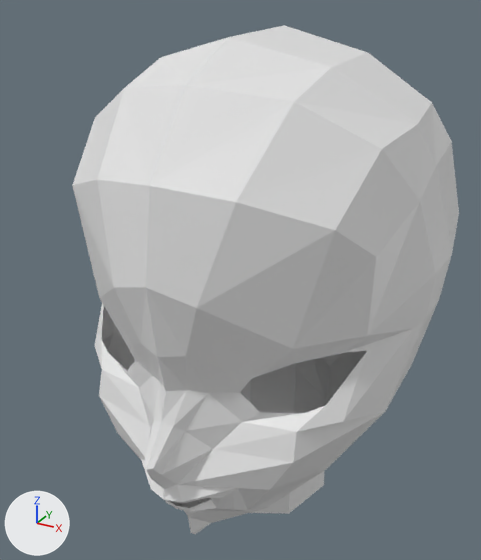
The Blender file Monaschinas/kouka.blend as it was, and as the next commit left it.
The view is the same before and after, from a 50 mm camera at (1.39, -2.12, 3.46) aimed at (-0.08, 0.55, 2.13). Lighting does not change. The marker at lower left points along +X, +Y and +Z.

The first picture shows 'Eye1'.
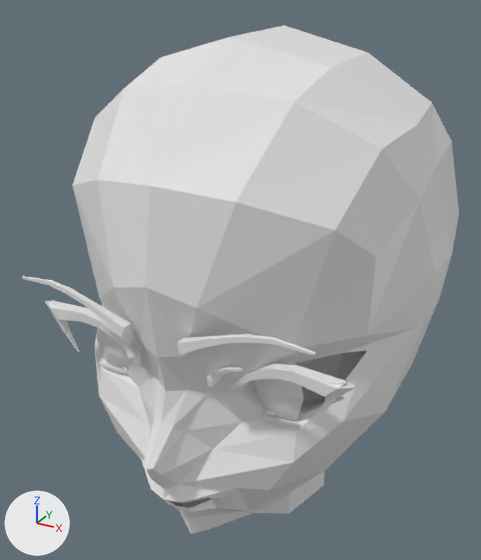
Pixel boxes [x1, y1, x2, y2] of what changed, in the pictures (481 x 560 px):
'Cube.001', added
    after: [45, 300, 355, 424]
'Pupile', added
    after: [97, 328, 303, 422]
'Ceja', added
    after: [22, 276, 316, 355]
'Cube', added
    after: [109, 331, 242, 387]
'CejaAbajo', added
    after: [99, 362, 300, 427]
part 1 of me_circle, built on
    before: [103, 334, 384, 534]
    after: [95, 307, 384, 534]

The change, as a list of edits to the scene's bpy script:
```text
Change me_circle:
    used by ob_eye1; location = (0.001, 0.0, 1.983); rotation_euler = (1.571, 0.0, 0.0), in degrees (90, 0, 0); scale = (0.9, 0.9, 0.9)
    remove me_circle.from_pydata(...)  # 139 vertices, 113 faces, 5 loose edges; spans x -0.4..0.99, y -1.33..1.47, z -1.68..0.44
    add me_circle.from_pydata(...)  # 179 vertices, 155 faces, 5 loose edges; spans x -0.4..0.99, y -1.33..1.47, z -1.68..0.44
    me_circle part 1
    39 faces are deleted
    3 vertices move from x 0.0..0.08, y -1.07..-0.99, z 0.01..0.1 to x 0.0..0.08, y -1.06..-1.0, z 0.05..0.1
    40 vertices are added at x 0.25..0.81, y -0.28..0.28, z -0.66..0.08
    81 new faces join them
Add me_cube_003:
    me_cube_003.from_pydata(...)  # 52 vertices, 50 faces; spans x 0.225..0.756, y -0.135..-0.067, z 1.904..2.137
Add me_cube_002:
    me_cube_002.from_pydata(...)  # 20 vertices, 18 faces; spans x 0.17..0.325, y -0.193..-0.151, z 1.992..2.116
Add me_cube_001:
    me_cube_001.from_pydata(...)  # 20 vertices, 18 faces; spans x 3.38..5.16, y -0.52..-0.29, z 18.21..18.36
Add me_cube:
    me_cube.from_pydata(...)  # 24 vertices, 22 faces; spans x 1.24..6.69, y -4.71..-4.23, z 21.98..23.54
Add me_circle_001:
    me_circle_001.from_pydata(...)  # 57 vertices, 52 faces; spans x 0.308..0.527, y -2.144..-1.78, z -0.05..0.0
Add ob_cube_001:
    ob_cube_001 = bpy.data.objects.new('Cube.001', me_cube_003)
    ob_cube_001.location = (0.0, 0.0, 0.0)
    _m = ob_cube_001.modifiers.new('Mirror', 'MIRROR')
Add ob_cube:
    ob_cube = bpy.data.objects.new('Cube', me_cube_002)
    ob_cube.location = (0.0, 0.0, 0.0)
    _m = ob_cube.modifiers.new('Mirror', 'MIRROR')
Add ob_cejaabajo:
    ob_cejaabajo = bpy.data.objects.new('CejaAbajo', me_cube_001)
    ob_cejaabajo.location = (0.0, 0.0, 0.0)
    ob_cejaabajo.scale = (0.1, 0.1, 0.1)
    _m = ob_cejaabajo.modifiers.new('Mirror', 'MIRROR')
Add ob_ceja:
    ob_ceja = bpy.data.objects.new('Ceja', me_cube)
    ob_ceja.location = (0.0, 0.157, 0.0)
    ob_ceja.scale = (0.1, 0.1, 0.1)
    _m = ob_ceja.modifiers.new('Mirror', 'MIRROR')
Add ob_pupile:
    ob_pupile = bpy.data.objects.new('Pupile', me_circle_001)
    ob_pupile.location = (0.0, 0.0, 0.0)
    ob_pupile.rotation_euler = (-1.571, 0.0, 0.0)  # degrees (-90, 0, 0)
    _m = ob_pupile.modifiers.new('Mirror', 'MIRROR')
```
